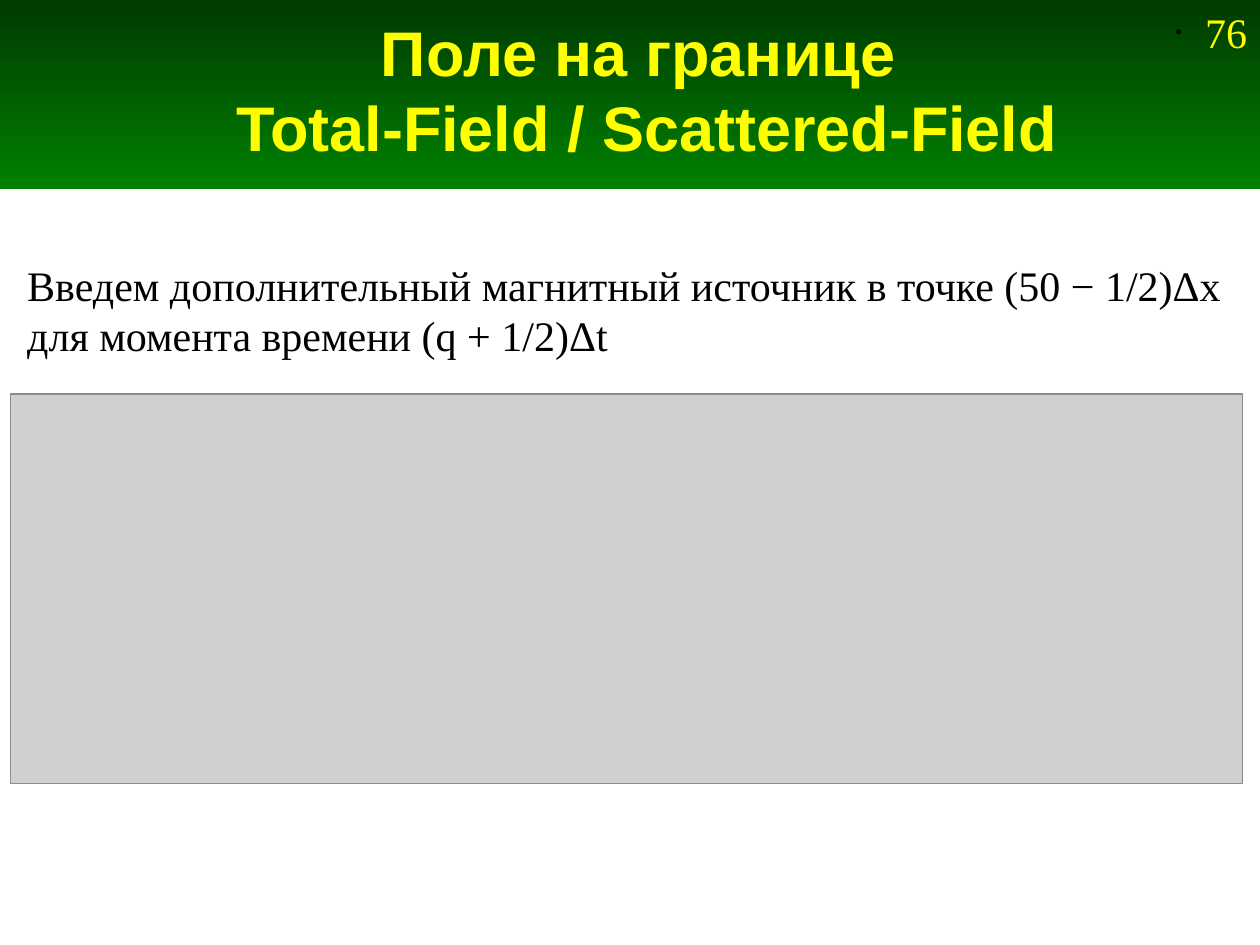
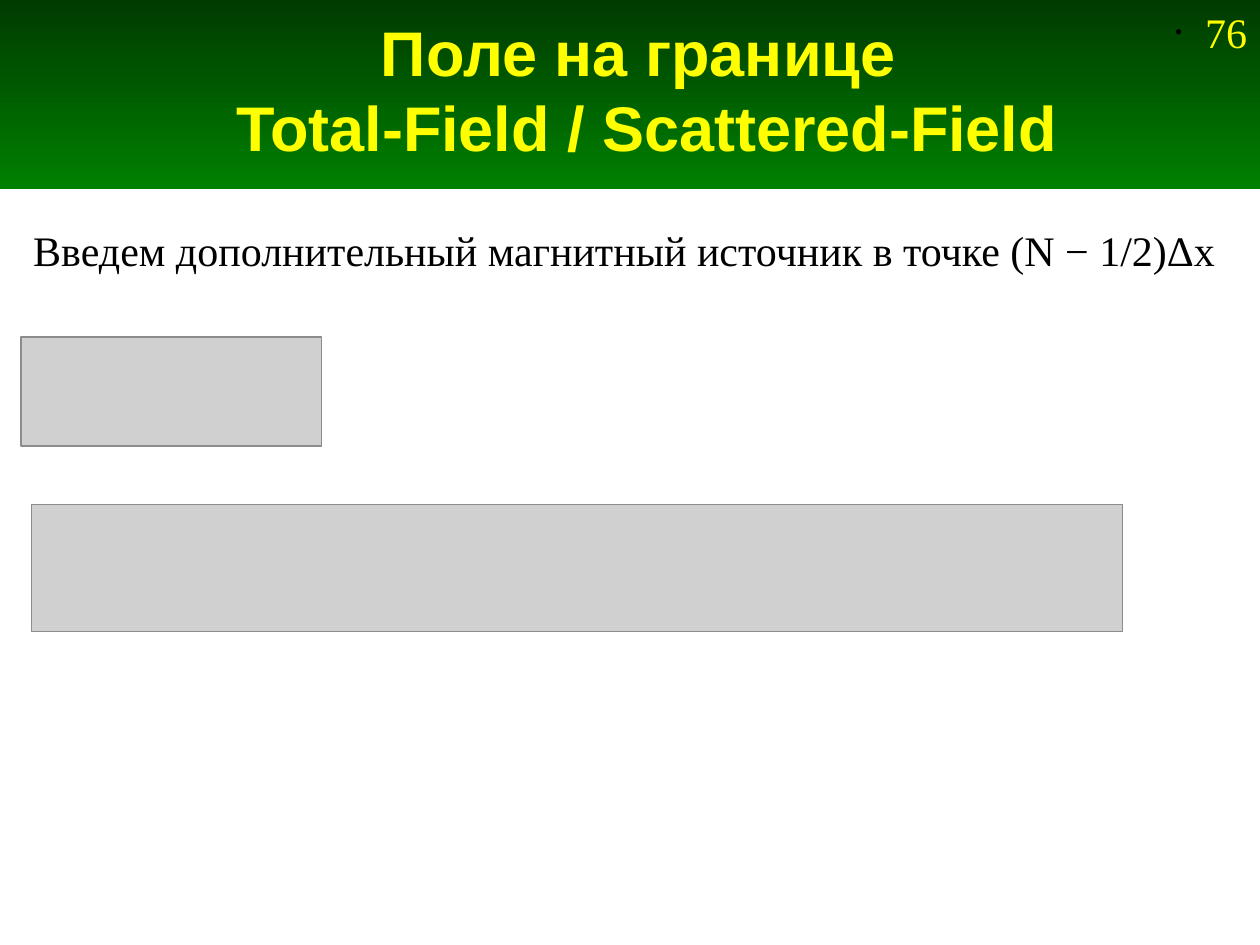
Before and after one commit to andris0147sv/modelling, a slide deck: slide 76 of presentations/2. FDTD.odp. Drawn at 1260x945 pixels with LibreOffice and Linux fonts; fonts in the diff are those of the drawing; grey boxes stand for pictures. Boxes give left, top, right and bottom in pixels: in the first picture for what was removed or moved away, otherwise in the second. Text is boxed around its words. In the diff, an @@ line names an element or a change of style, - is before the commit and + after.

```diff
--- a/presentations/2. FDTD.odp
+++ b/presentations/2. FDTD.odp
@@ text at bbox=[33, 237, 1215, 275]: text changed @@
-Введем дополнительный магнитный источник в точке (50 − 1/2)Δx
-для момента времени (q + 1/2)Δt
+Введем дополнительный магнитный источник в точке (N − 1/2)Δx
@@ picture added at bbox=[21, 336, 323, 446] @@
@@ picture: place and size @@
-picture at bbox=[10, 394, 1242, 784]
+picture at bbox=[32, 504, 1123, 631]
```
Also in this commit, not shown: 16 other slides changed, 1 slide added, 5 other files.
